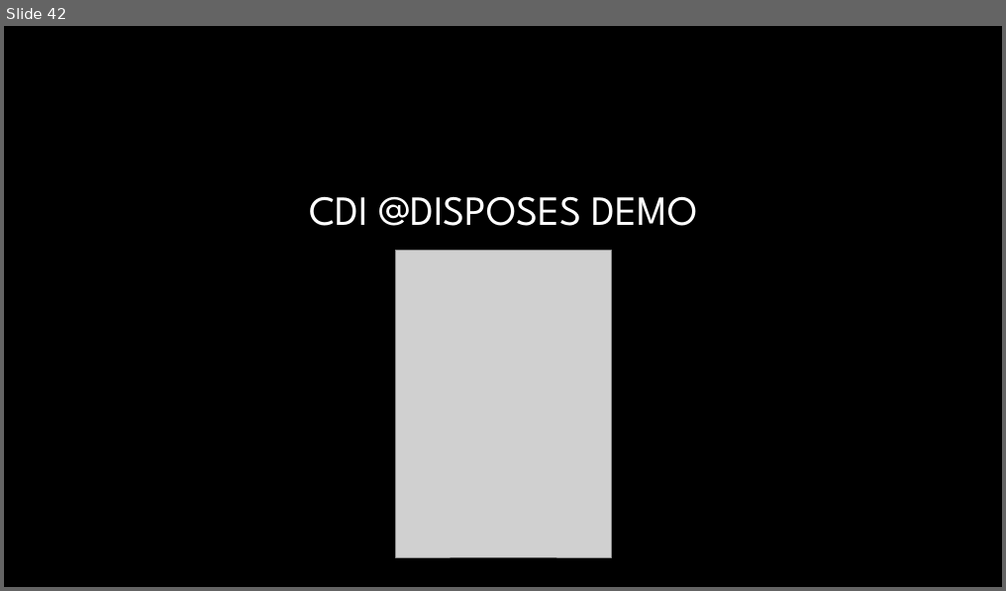
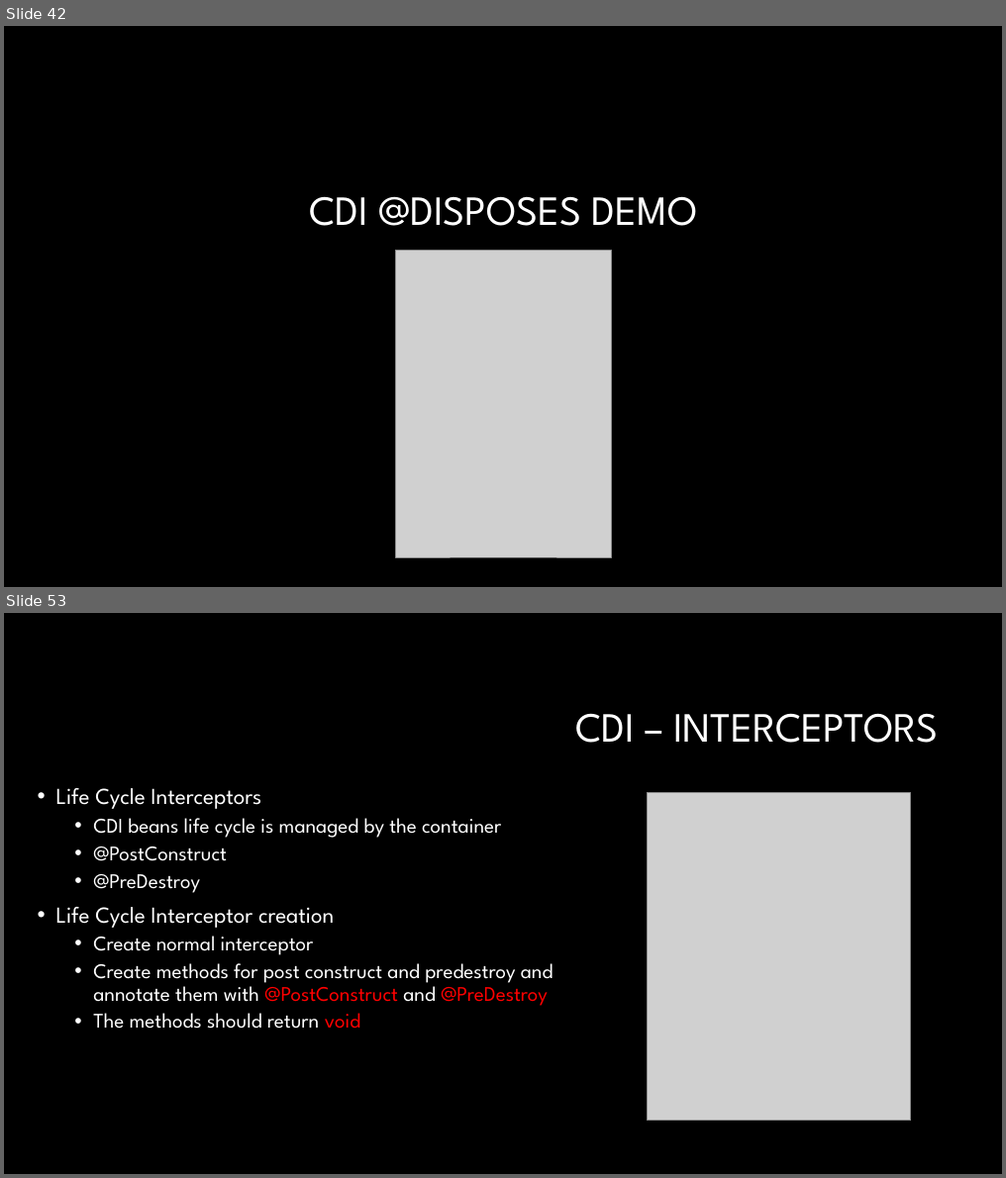
Before and after one commit to Crypto93/CDI_overview, a slide deck: CDI_overview_presentation.pptx. Shown one above the other, each under a label of ours: slide 42 before the commit, slides 42 and 53 after it; the slides between them are not shown. The pictures are 1006x591 and 1006x1178 pixels, drawn with LibreOffice and Linux fonts; fonts in the diff are those of the drawing; grey boxes stand for pictures; background and template pictures are left out. Boxes give left, top, right and bottom in pixels: in the first picture for what was removed or moved away, otherwise in the second. Text is boxed around its words. In the diff, an @@ line names an element or a change of style, - is before the commit and + after.

```diff
--- a/CDI_overview_presentation.pptx
+++ b/CDI_overview_presentation.pptx
@@ slide 53 added at [4, 613, 1002, 1174], background #000000 @@
@@ title added at [575, 713, 939, 743], 40 pt, text #FFFFFF @@
+CDI – INTERCEPTORS
@@ text added at [56, 788, 553, 1029], 20 pt, text #FFFFFF @@
+• Life Cycle Interceptors
+  • CDI beans life cycle is managed by the container
+  • @PostConstruct
+  • @PreDestroy
+• Life Cycle Interceptor creation
+  • Create normal interceptor
+  • Create methods for post construct and predestroy and annotate them with @PostConstruct and @PreDestroy
+  • The methods should return void
@@ picture added at [648, 792, 911, 1121] @@
```
Also in this commit, not shown: 16 other slides added.
